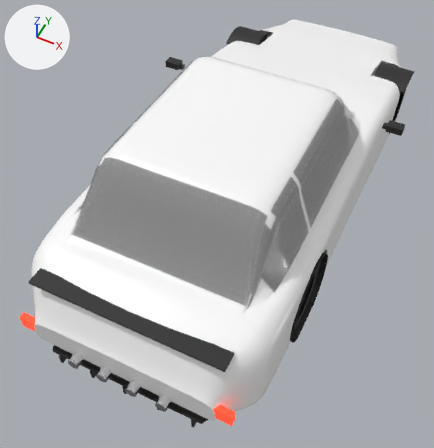
Two versions of the glTF model public/models/cars/stallion_gt.glb, one commit apart.
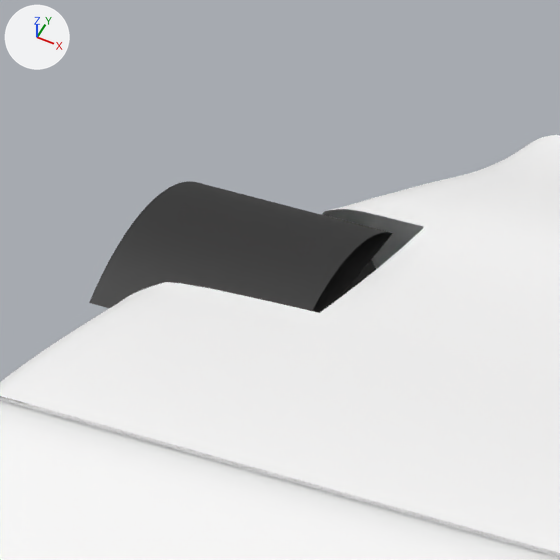
The first picture shows the older version from a camera (50 mm lens) standing at (1.54, -4.11, 4.25) and looking at (-0.08, -0.86, 0.18). The close-ups show the older and then the newer version on the part from 49% to 68% of the width and 0% to 18% of the height of that picture. Only the edits that show in the close-ups are written down. Every picture has the same lights, and +X, +Y and +Z are marked at upper left. Where no turn or scale is listed for an object, it has been applied to the vertices. Vertices at exactly the same position are counted once.

Before the edit, the objects in view are built like this:
```python
me_bodyblock = bpy.data.meshes.new('BodyBlock')
me_bodyblock.from_pydata(...)  # 18292 vertices, 36576 faces; spans x -0.97..0.97, y -2.56..2.23, z 0.11..1.38
me_bodyblock.materials.append(mat_paint)  # white #ffffff
me_glass = bpy.data.meshes.new('Glass')
me_glass.from_pydata(...)  # 2100 vertices, 1056 faces; spans x -0.84..0.84, y -2.0..0.33, z 0.84..1.36
me_glass.materials.append(mat_glass)  # black #272727
me_mirror_l_stalk = bpy.data.meshes.new('Mirror_L_stalk')
me_mirror_l_stalk.from_pydata(...)  # 372 vertices, 464 faces; spans x -0.15..2.17, y -2.8..2.06, z -0.89..0.04
me_mirror_l_stalk.materials.append(mat_trim)  # black #272727
ob_body = bpy.data.objects.new('Body', me_bodyblock)
ob_body.location = (0.0, 0.0, 0.0)
ob_glass = bpy.data.objects.new('Glass', me_glass)
ob_glass.location = (0.0, 0.0, 0.0)
ob_trim = bpy.data.objects.new('Trim', me_mirror_l_stalk)
ob_trim.location = (-1.012, 0.229, 0.916)
```
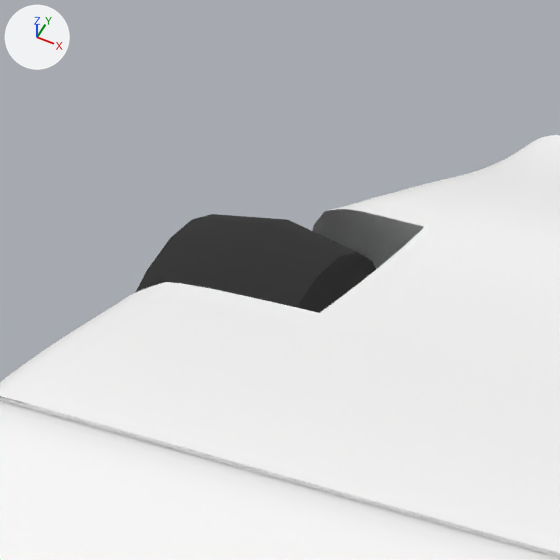
What differs and where, as boxes [x1, y1, x2, y2] in the close-ups (560 x 560 px):
'Trim', reshaped (not visible afterwards)
    before: [89, 181, 393, 313]
'Wheel_FL', unchanged, uncovered by the edit
    before: [341, 260, 376, 297]
    after: [135, 214, 376, 313]

The change, as a list of edits to the scene's bpy script:
```text
Change me_mirror_l_stalk:
    used by ob_trim; location = (-1.012, 0.229, 0.916)
    remove me_mirror_l_stalk.from_pydata(...)  # 372 vertices, 464 faces; spans x -0.15..2.17, y -2.8..2.06, z -0.89..0.04
    add me_mirror_l_stalk.from_pydata(...)  # 260 vertices, 352 faces; spans x -0.15..2.17, y -2.8..2.06, z -0.89..0.04
    me_mirror_l_stalk part 1: the loose piece of 56 vertices spanning x 0.03..0.37, y 0.93..1.33, z -0.25..-0.2 is deleted
    other edits to the shape of me_mirror_l_stalk do not show in these pictures
```
